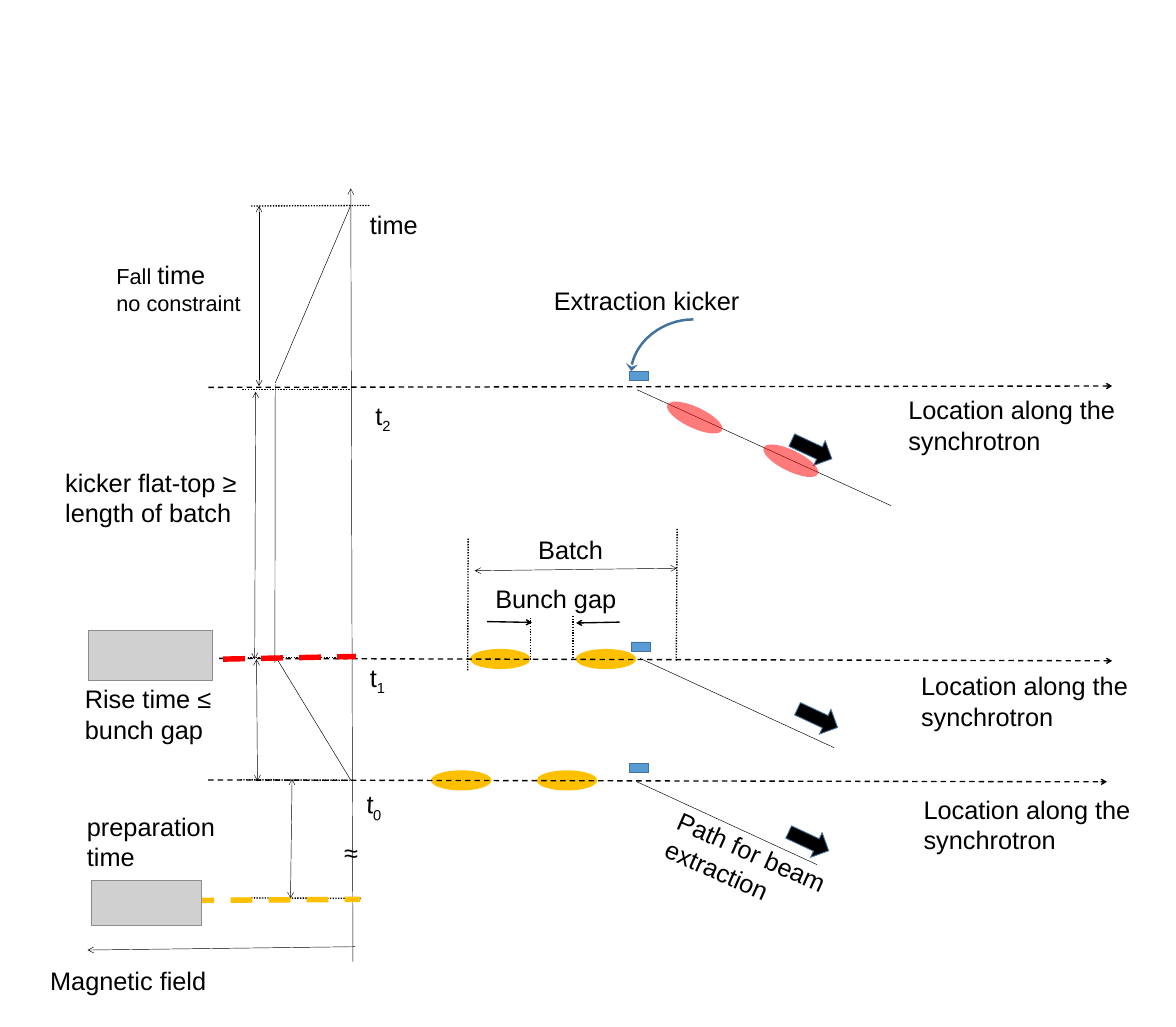
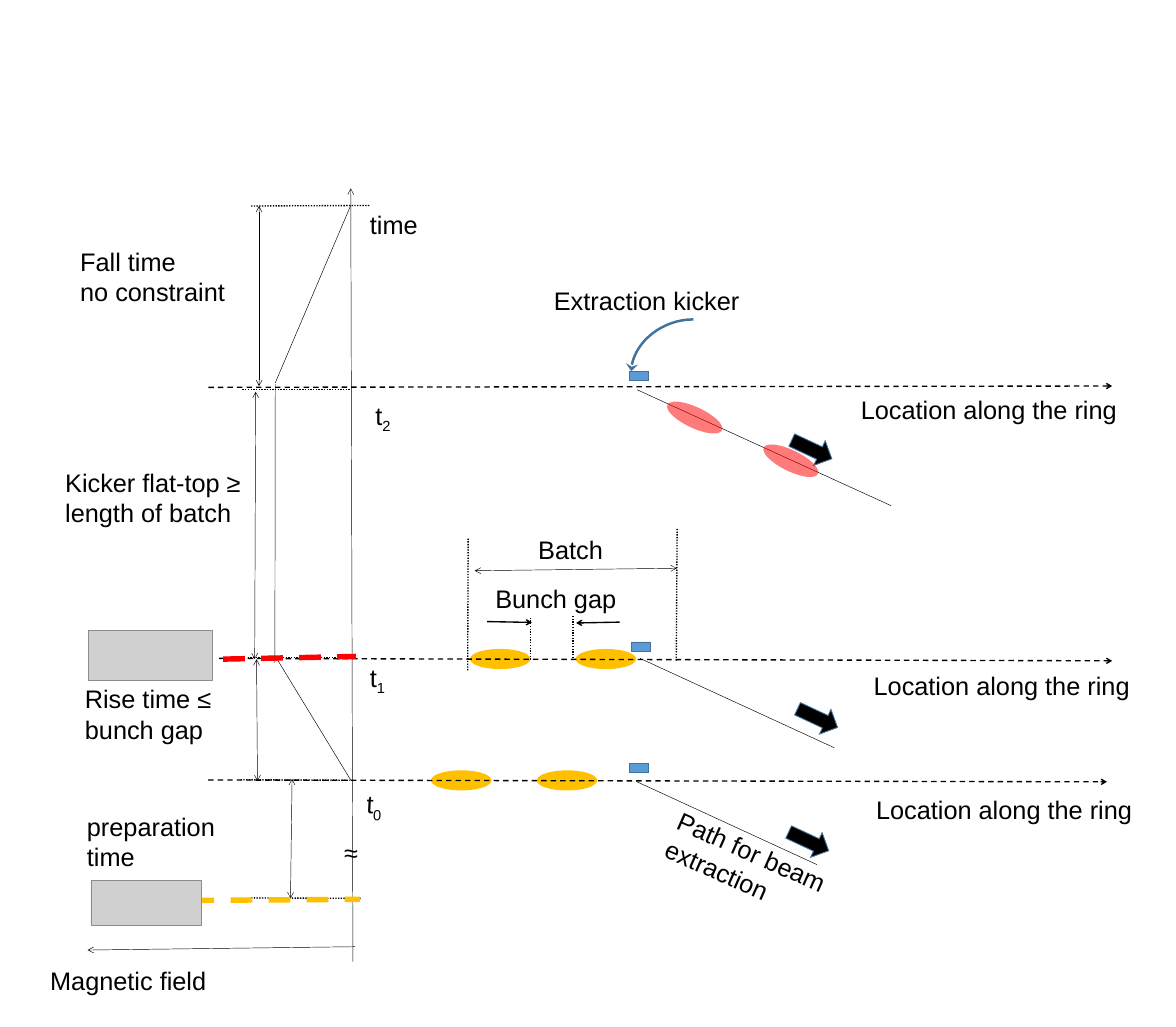
Before and after one commit to baijiaoni/PhD-thesis, a slide deck: slide 1 of images/rise_flattop_fall.pptx. Drawn at 1176x1027 pixels with LibreOffice and Linux fonts; fonts in the diff are those of the drawing; grey boxes stand for pictures. Boxes give left, top, right and bottom in pixels: in the first picture for what was removed or moved away, otherwise in the second. Text is boxed around its words. In the diff, an @@ line names an element or a change of style, - is before the commit and + after.

```diff
--- a/images/rise_flattop_fall.pptx
+++ b/images/rise_flattop_fall.pptx
@@ text "Fall time" moved from (x1=116, y1=265, x2=241, y2=312) to (x1=80, y1=252, x2=225, y2=302) @@
@@ text "Fall time" at (x1=80, y1=252, x2=225, y2=302): size 24 to 28 pt in "Fall", "no constraint" @@
@@ text at (x1=861, y1=400, x2=1117, y2=425): text changed @@
-Location along the synchrotron
+Location along the ring
@@ text at (x1=65, y1=473, x2=219, y2=497): text changed @@
-kicker flat-top ≥
+Kicker flat-top ≥
@@ text at (x1=874, y1=676, x2=1129, y2=701): text changed @@
-Location along the synchrotron
+Location along the ring
@@ text at (x1=876, y1=800, x2=1132, y2=824): text changed @@
-Location along the synchrotron
+Location along the ring
```
Also in this commit, not shown: 1 other slide changed, 44 other files.
